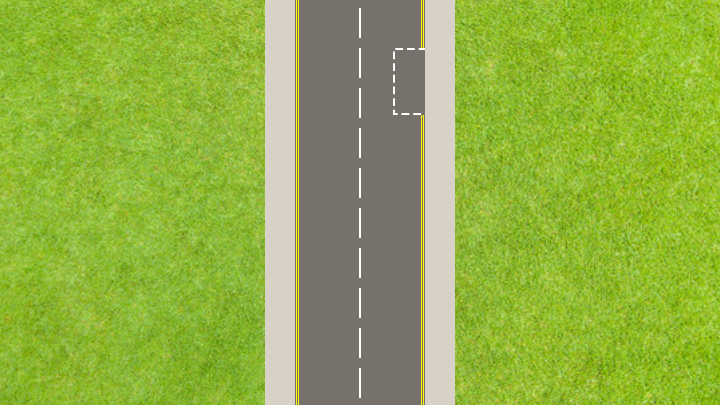
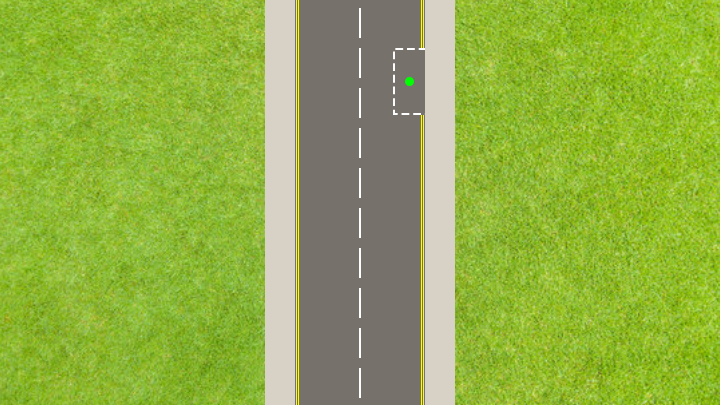
Comparing the layer stacks of the two (720, 405) images. Changes:
pixels changed over (x1=405, y1=77, x2=414, y2=86) (layer not identified)
